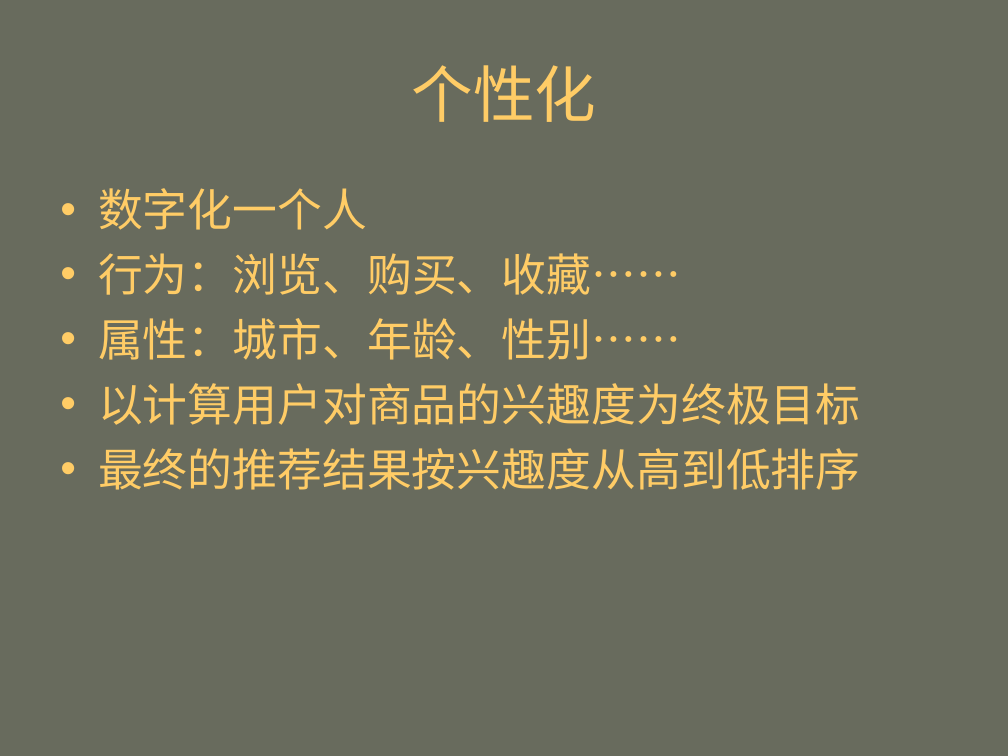
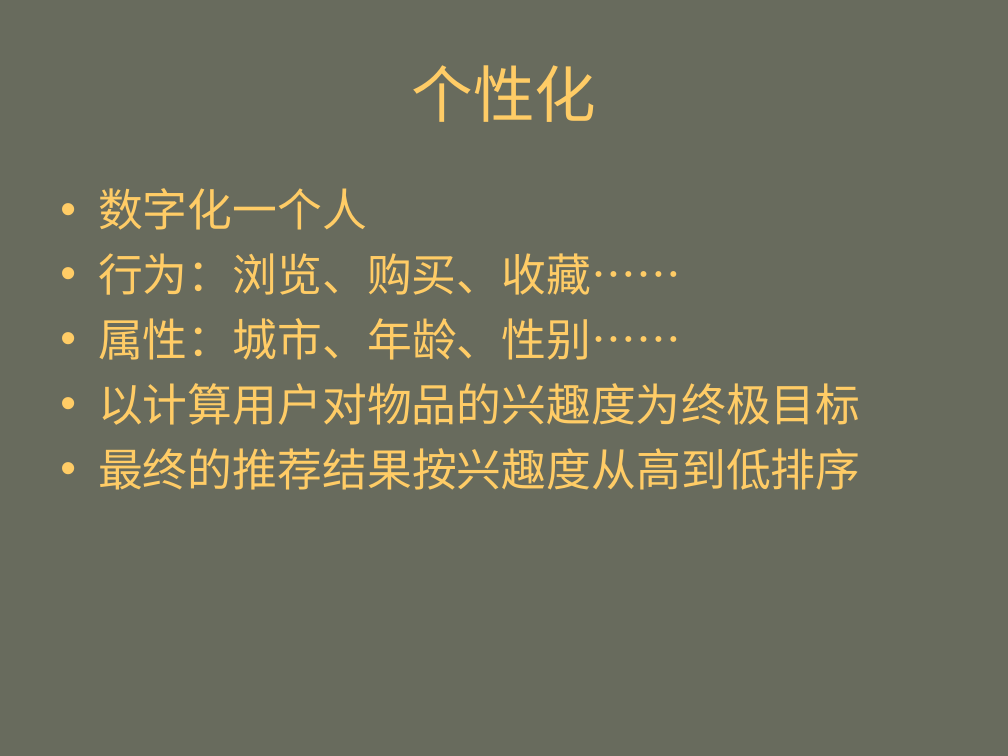
Before and after one commit to mahengyang/code, a slide deck: slide 28 of puffin/个性化推荐.ppt (slide 30 before the commit). Drawn at 1008x756 pixels with LibreOffice and Linux fonts; fonts in the diff are those of the drawing. Boxes give left, top, right and bottom in pixels: in the first picture for what was removed or moved away, otherwise in the second. Text is boxed around its words. In the diff, an @@ line names an element or a change of style, - is before the commit and + after.

```diff
--- a/puffin/个性化推荐.ppt
+++ b/puffin/个性化推荐.ppt
@@ text at (x1=98, y1=383, x2=860, y2=425): text changed @@
-• 以计算用户对商品的兴趣度为终极目标
+• 以计算用户对物品的兴趣度为终极目标
```
Also in this commit, not shown: 7 other slides changed, 3 slides added, 3 slides removed, 2 other files.
